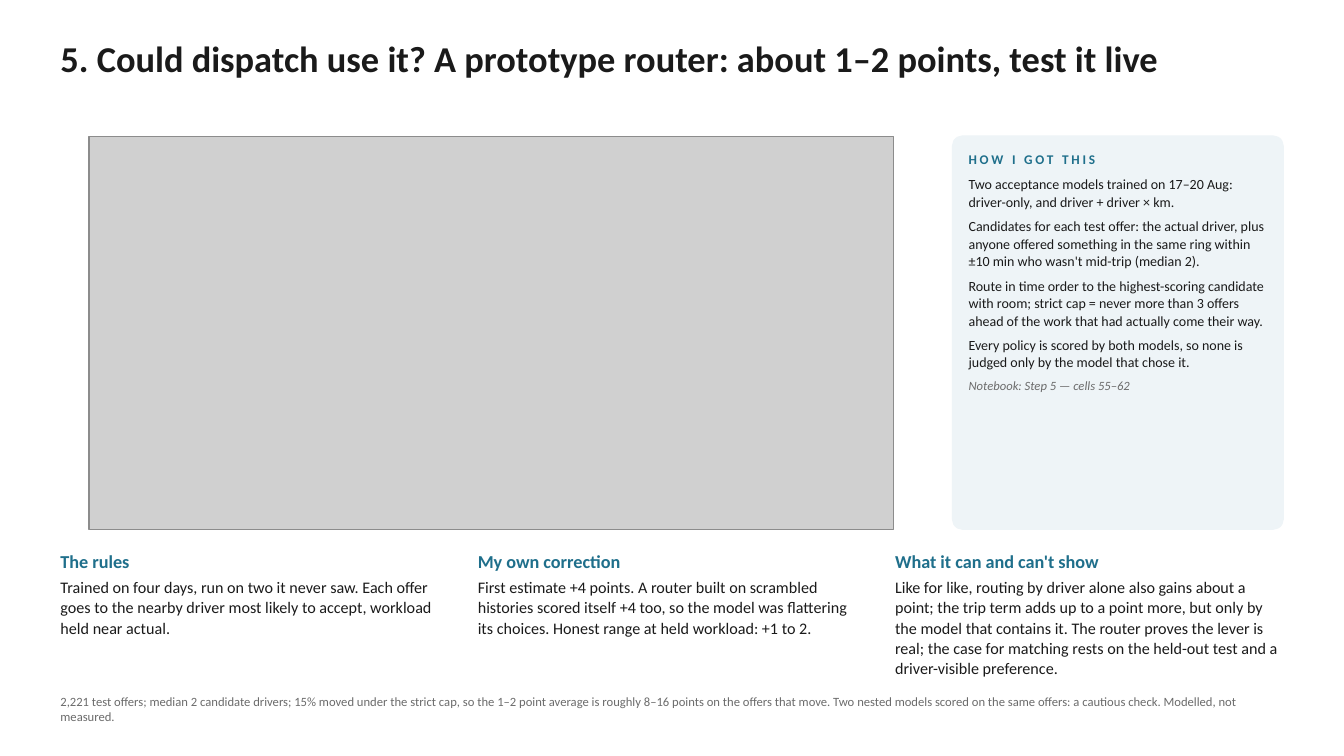
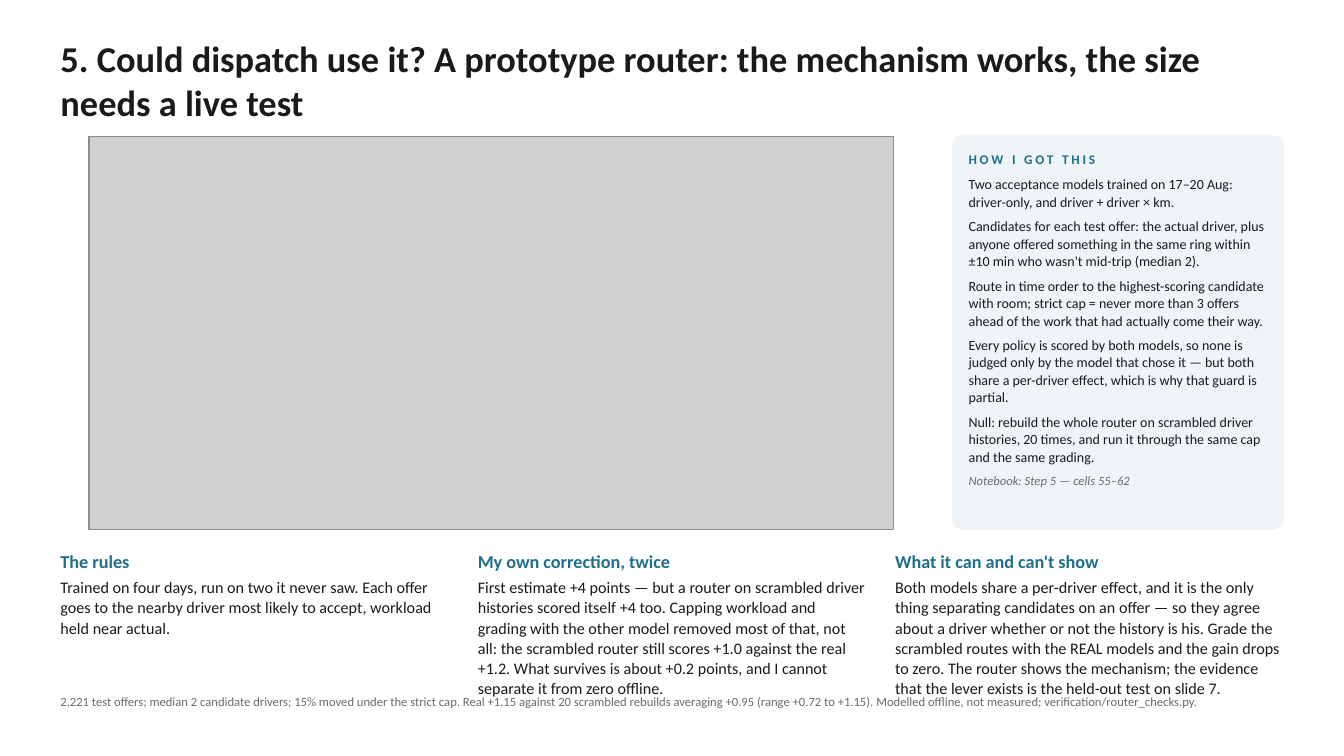
Before and after one commit to retinapeg/odysse-take-home, a slide deck: slide 8 of deck/Odysse_deck.pptx. Drawn at 1344x756 pixels with LibreOffice and Linux fonts; fonts in the diff are those of the drawing; grey boxes stand for pictures. Boxes give left, top, right and bottom in pixels: in the first picture for what was removed or moved away, otherwise in the second. Text is boxed around its words. In the diff, an @@ line names an element or a change of style, - is before the commit and + after.

Commit message:
Router: correct the capped estimate against a scrambled-history baseline; add verification scripts

```diff
--- a/deck/Odysse_deck.pptx
+++ b/deck/Odysse_deck.pptx
@@ text at (60, 46, 1200, 117): text changed @@
-5. Could dispatch use it? A prototype router: about 1–2 points, test it live
+5. Could dispatch use it? A prototype router: the mechanism works, the size needs a live test
@@ text at (969, 340, 1261, 465): text changed @@
-Every policy is scored by both models, so none is judged only by the model that chose it.
+Every policy is scored by both models, so none is judged only by the model that chose it — but both share a per-driver effect, which is why that guard is partial.
+Null: rebuild the whole router on scrambled driver histories, 20 times, and run it through the same cap and the same grading.
@@ text at (478, 555, 865, 700): text changed @@
-My own correction
-First estimate +4 points. A router built on scrambled histories scored itself +4 too, so the model was flattering its choices. Honest range at held workload: +1 to 2.
+My own correction, twice
+First estimate +4 points — but a router on scrambled driver histories scored itself +4 too. Capping workload and grading with the other model removed most of that, not all: the scrambled router still scores +1.0 against the real +1.2. What survives is about +0.2 points, and I cannot separate it from zero offline.
@@ text at (895, 581, 1279, 700): text changed @@
-Like for like, routing by driver alone also gains about a point; the trip term adds up to a point more, but only by the model that contains it. The router proves the lever is real; the case for matching rests on the held-out test and a driver-visible preference.
+Both models share a per-driver effect, and it is the only thing separating candidates on an offer — so they agree about a driver whether or not the history is his. Grade the scrambled routes with the REAL models and the gain drops to zero. The router shows the mechanism; the evidence that the lever exists is the held-out test on slide 7.
@@ text at (60, 695, 1197, 708): text changed @@
-2,221 test offers; median 2 candidate drivers; 15% moved under the strict cap, so the 1–2 point average is roughly 8–16 points on the offers that move. Two nested models scored on the same offers: a cautious check. Modelled, not measured.
+2,221 test offers; median 2 candidate drivers; 15% moved under the strict cap. Real +1.15 against 20 scrambled rebuilds averaging +0.95 (range +0.72 to +1.15). Modelled offline, not measured; verification/router_checks.py.
```
Also in this commit, not shown: 1 other slide changed, 5 other files.
